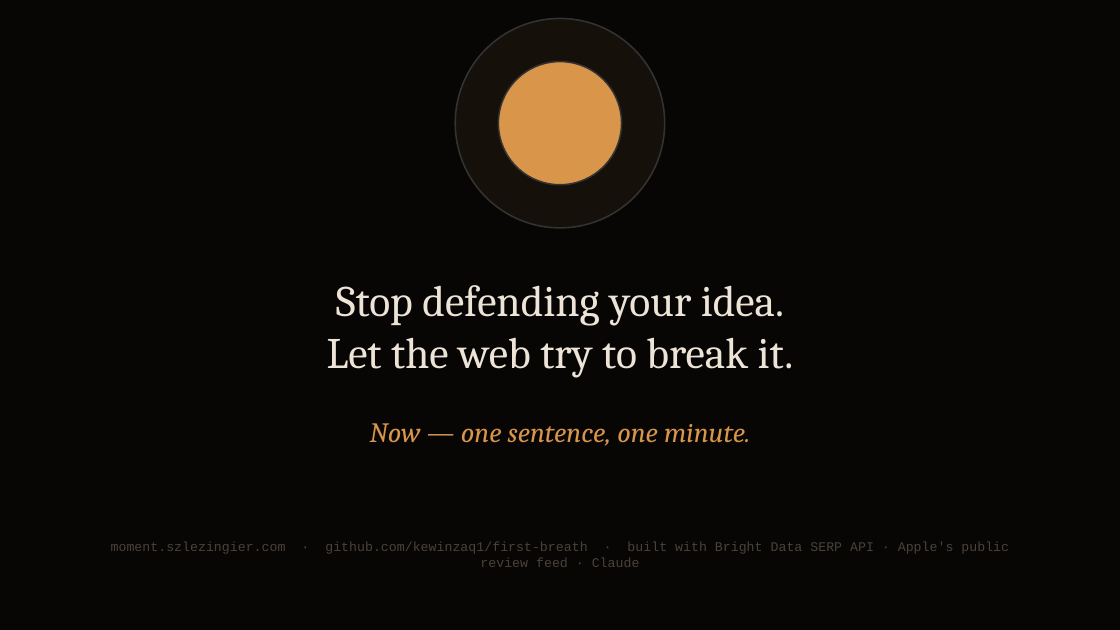
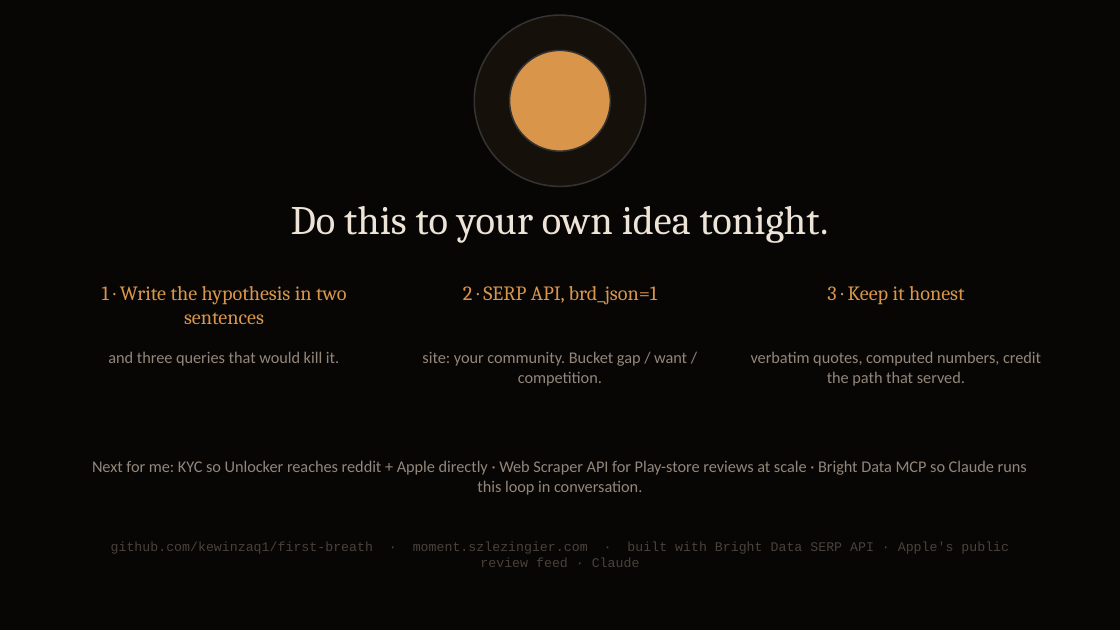
Before and after one commit to kewinzaq1/first-breath, a slide deck: slide 10 of docs/first-breath-how-it-works.pptx. Drawn at 1120x630 pixels with LibreOffice and Linux fonts; fonts in the diff are those of the drawing. Boxes give left, top, right and bottom in pixels: in the first picture for what was removed or moved away, otherwise in the second. Text is boxed around its words. In the diff, an @@ line names an element or a change of style, - is before the commit and + after.

```diff
--- a/docs/first-breath-how-it-works.pptx
+++ b/docs/first-breath-how-it-works.pptx
@@ ellipse: place and size @@
-ellipse at [456, 19, 665, 228]
+ellipse at [475, 16, 646, 187]
@@ ellipse: place and size @@
-ellipse at [498, 62, 622, 185]
+ellipse at [510, 50, 610, 151]
@@ text at [291, 206, 829, 243]: text changed; size 28 to 26 pt @@
-Stop defending your idea.
-Let the web try to break it.
+Do this to your own idea tonight.
@@ text added at [102, 286, 347, 324], 13 pt, text #D9954A @@
+1 · Write the hypothesis in two sentences
@@ text added at [463, 286, 658, 305], 13 pt, text #D9954A @@
+2 · SERP API, brd_json=1
@@ text added at [827, 286, 965, 305], 13 pt, text #D9954A @@
+3 · Keep it honest
@@ text added at [108, 351, 339, 366], 10.5 pt, text #93867A @@
+and three queries that would kill it.
@@ text added at [422, 351, 687, 386], 10.5 pt, text #93867A @@
+site: your community. Bucket gap / want / competition.
@@ text added at [751, 351, 1041, 386], 10.5 pt, text #93867A @@
+verbatim quotes, computed numbers, credit the path that served.
@@ text removed at [370, 423, 750, 446] @@
-Now — one sentence, one minute.
@@ text added at [92, 460, 1027, 495], 10.5 pt, text #93867A @@
+Next for me: KYC so Unlocker reaches reddit + Apple directly · Web Scraper API for Play-store reviews at scale · Bright Data MCP so Claude runs this loop in conversation.
@@ text at [111, 542, 1009, 567]: text changed @@
-moment.szlezingier.com · github.com/kewinzaq1/first-breath · built with Bright Data SERP API · Apple's public review feed · Claude
+github.com/kewinzaq1/first-breath · moment.szlezingier.com · built with Bright Data SERP API · Apple's public review feed · Claude
```
Also in this commit, not shown: 5 other slides changed, 4 slides added, 4 slides removed, 6 other files.
